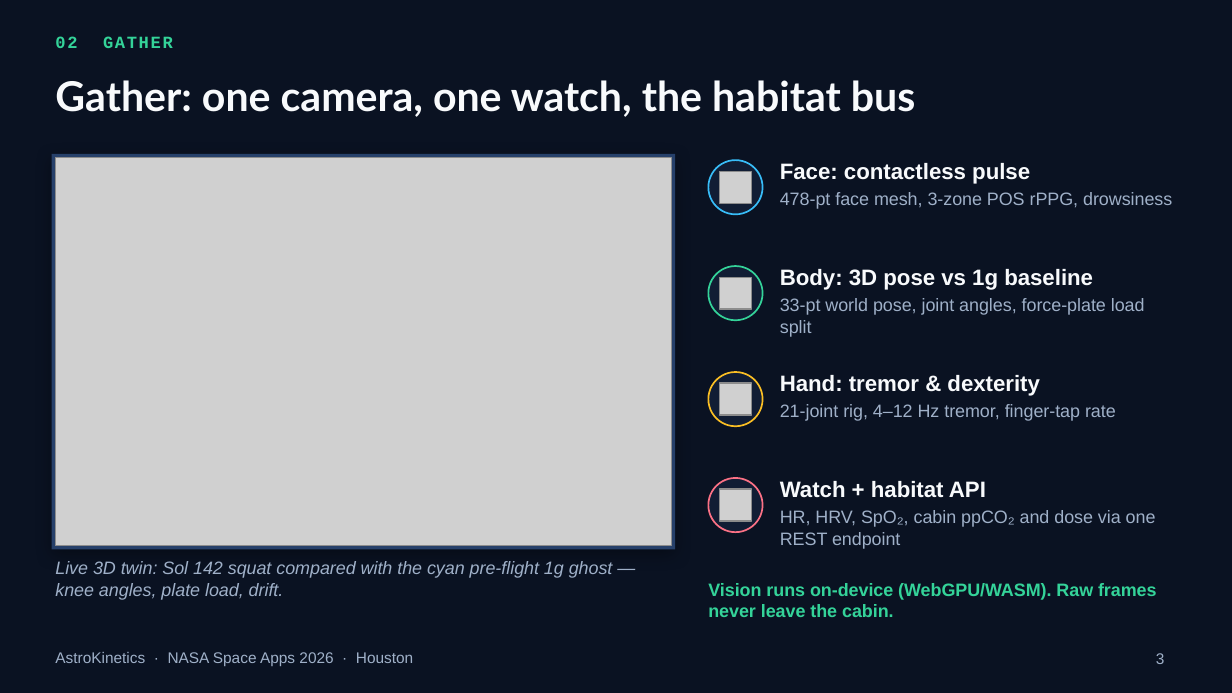
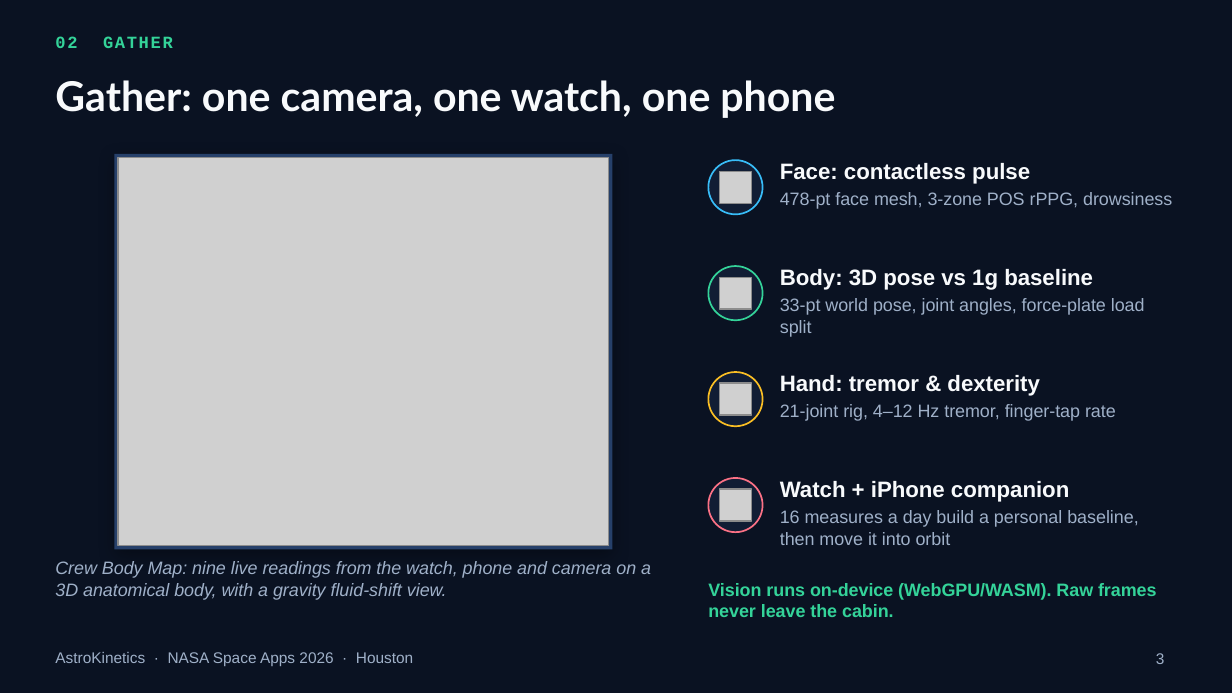
Before and after one commit to x1jiang/astrokinetics, a slide deck: slide 3 of submission_package/AstroKinetics_7Slide_Pitch_Deck.pptx. Drawn at 1232x693 pixels with LibreOffice and Linux fonts; fonts in the diff are those of the drawing; grey boxes stand for pictures. Boxes give left, top, right and bottom in pixels: in the first picture for what was removed or moved away, otherwise in the second. Text is boxed around its words. In the diff, an @@ line names an element or a change of style, - is before the commit and + after.

```diff
--- a/submission_package/AstroKinetics_7Slide_Pitch_Deck.pptx
+++ b/submission_package/AstroKinetics_7Slide_Pitch_Deck.pptx
@@ title at (55,80,835,118): text changed @@
-Gather: one camera, one watch, the habitat bus
+Gather: one camera, one watch, one phone
@@ rectangle: place and size @@
-rectangle at (52,154,675,549)
+rectangle at (115,154,612,549)
@@ picture: place and size @@
-picture at (55,158,671,546)
+picture at (118,158,609,546)
@@ text at (780,481,1138,545): text changed @@
-Watch + habitat API
-HR, HRV, SpO₂, cabin ppCO₂ and dose via one REST endpoint
+Watch + iPhone companion
+16 measures a day build a personal baseline, then move it into orbit
@@ text at (55,561,651,600): text changed @@
-Live 3D twin: Sol 142 squat compared with the cyan pre-flight 1g ghost — knee angles, plate load, drift.
+Crew Body Map: nine live readings from the watch, phone and camera on a 3D anatomical body, with a gravity fluid-shift view.
```
Also in this commit, not shown: 4 other slides changed, 20 other files.
